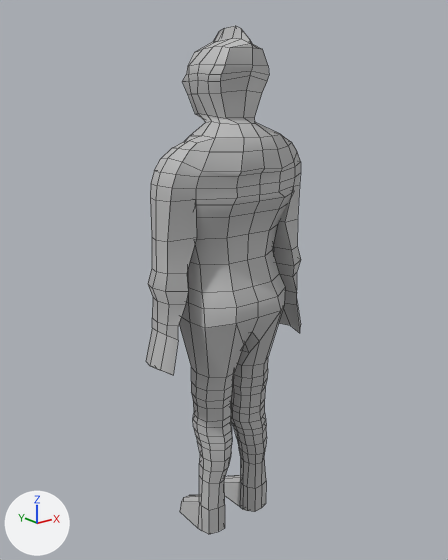
What one commit did to the FBX model Assets/Imported Assets/Armor.fbx.
One viewpoint serves both versions: a 50 mm camera at (-0.0078, -0.0503, 0.0483) aimed at (0.0298, -0.0032, 0.0294). Every picture has the same lights, and +X, +Y and +Z are marked at lower left. Mesh edges are drawn as thin lines. Where no turn or scale is listed for an object, it has been applied to the vertices.
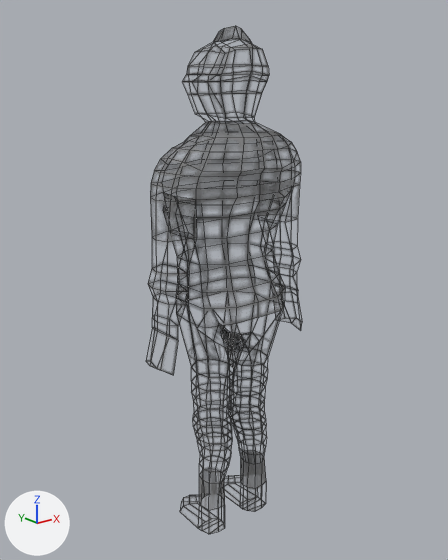
What differs and where, as boxes (x1, y1, x2, y2) in the pictures (448 x 560 px; the box of a moved part takes in the faces that stretch with it):
'pCube3', recoloured, reshaped, surface changed
    before: (146, 26, 301, 534)
    after: (146, 26, 302, 534)
part 1 of me_mesh, moved or reshaped
    before: (279, 273, 301, 333)
    after: (267, 273, 302, 330)
part 2 of me_mesh, moved or reshaped
    before: (269, 187, 294, 230)
    after: (265, 187, 293, 230)
part 3 of me_mesh, moved or reshaped
    before: (196, 205, 233, 240)
    after: (175, 205, 233, 240)
part 4 of me_mesh, surface changed
    both: (146, 26, 301, 534)

The change in detail:
Picture 'ArmorTexture.tga' (img_armortexture_tga) is new.
Material 'blinn1' (mat_blinn1) is new.
Its texture is img_armortexture_tga (with its transparency).
Its roughness is 0.749.
me_mesh has 677 vertices, 676 faces and spans x 0.0201..0.0392, y -0.0092..0.0015, z 0.002..0.0533.
me_mesh is used by ob_pcube3; location (0.0, 0.0, 0.0).
Before the commit, vertices of me_mesh: 90 (0.0373, -0.0063, 0.0259) at pixel (296, 305), 91 (0.0373, -0.0023, 0.0259), 93 (0.038, -0.0055, 0.0263) at pixel (296, 298), 110 (0.0373, -0.0063, 0.0272) at pixel (296, 293), 123 (0.0383, -0.0043, 0.0264).
Before the commit, vertices of me_mesh: 124 (0.0369, -0.0043, 0.0257), 125 (0.0369, -0.0043, 0.0272), 141 (0.0385, -0.0043, 0.0227) at pixel (290, 325), 142 (0.038, -0.0023, 0.0225), 144 (0.0392, -0.0043, 0.0231).
Before the commit, vertices of me_mesh: 145 (0.0379, -0.0063, 0.0225) at pixel (299, 333), 146 (0.0389, -0.0055, 0.023) at pixel (300, 324).
me_mesh no longer uses material mat_lambert1 (grey #bcbcbc).
Part 1, on me_mesh:
Vertices 90, 91, 93, 110, 123, 124, 125, 141, 142, 144, 145, 146 of me_mesh move by (0.0, -0.0002, 0.0003).
Part 2, on me_mesh:
Vertex 52 of me_mesh moves from (0.0359, -0.0067, 0.0383) at pixel (294, 191) to (0.0354, -0.0067, 0.0383) at pixel (290, 191).
Vertex 53 of me_mesh moves from (0.0357, -0.0062, 0.037) to (0.0353, -0.0062, 0.037) at pixel (285, 203).
Part 3, on me_mesh:
Vertex 393 of me_mesh moves from (0.0236, -0.0062, 0.037) to (0.024, -0.0062, 0.037) at pixel (193, 217).
me_mesh part 4: texture (UV) coordinates of 676 of 676 faces, centred in x 0.0207..0.0386, y -0.0089..0.0008, z 0.0021..0.0527, changed; they spanned u 0.38..0.88, v 0.0..1.0 and now span u 0.03..0.99, v 0.01..0.98.
me_mesh now uses material mat_blinn1 (picture img_armortexture_tga).
